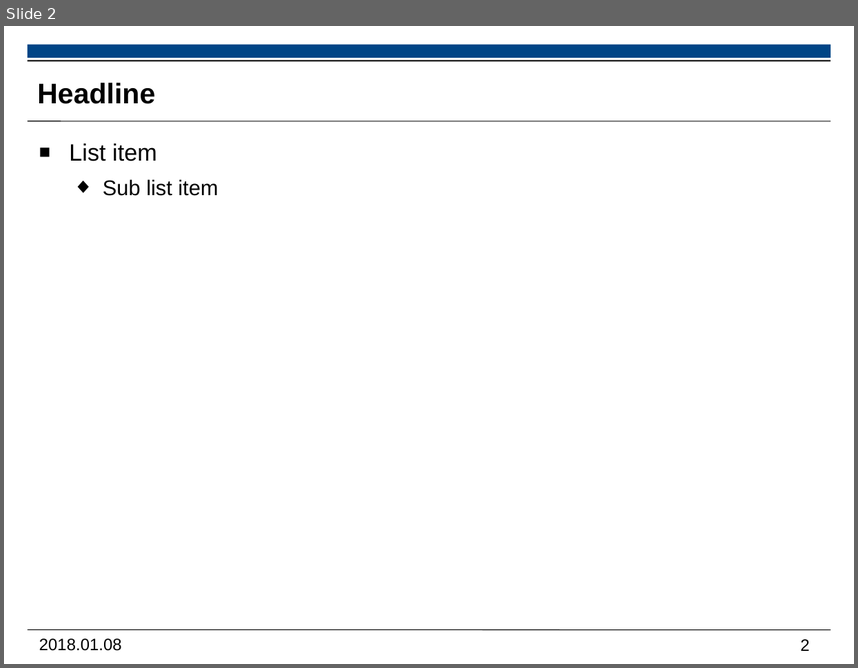
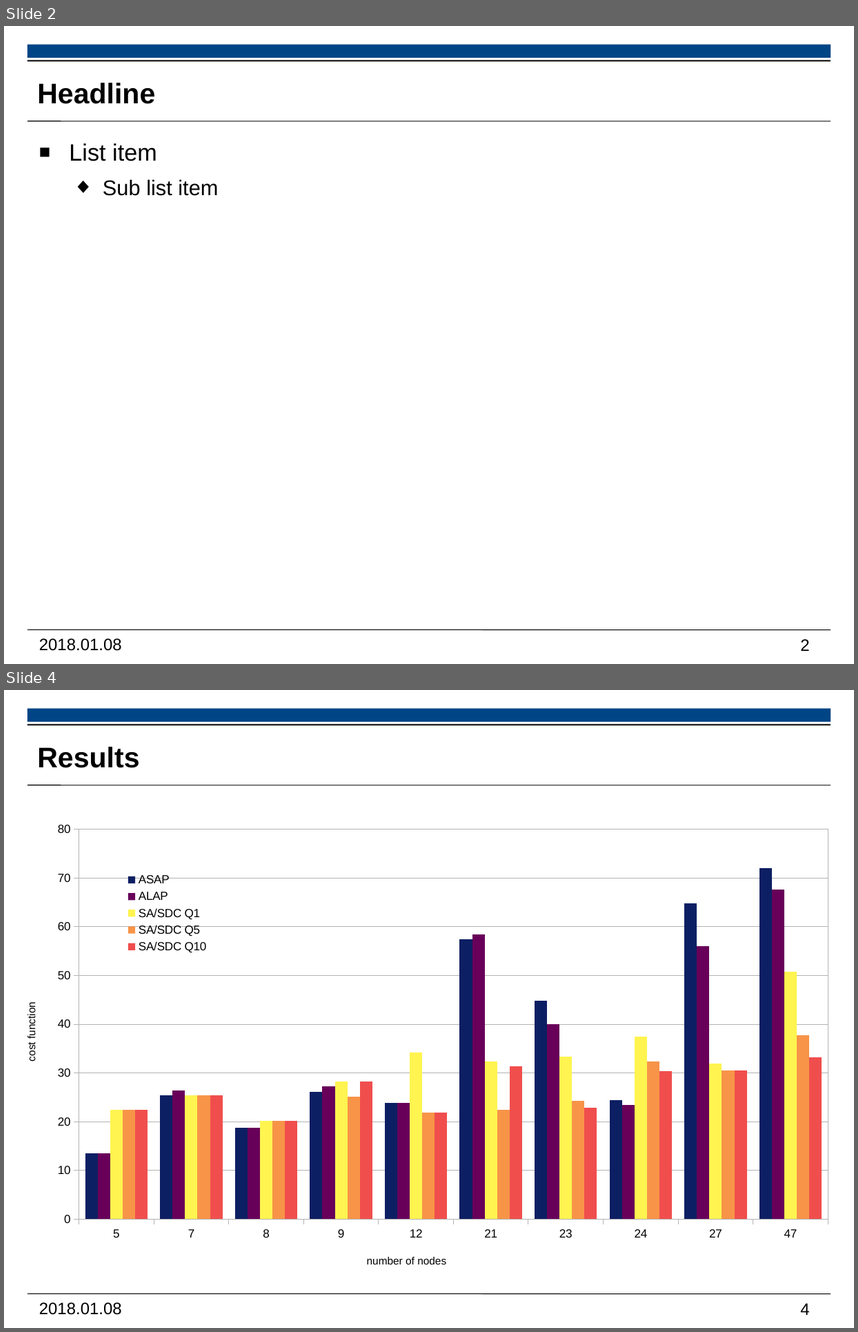
Before and after one commit to mitjastachowiak/SDC_SimulatedAnnealing, a slide deck: documentation/Presentation.odp. Shown one above the other, each under a label of ours: slide 2 before the commit, slides 2 and 4 after it; the slides between them are not shown. The pictures are 858x668 and 858x1332 pixels, drawn with LibreOffice and Linux fonts; fonts in the diff are those of the drawing; background and template pictures are left out. Boxes give left, top, right and bottom in pixels: in the first picture for what was removed or moved away, otherwise in the second. Text is boxed around its words. In the diff, an @@ line names an element or a change of style, - is before the commit and + after.

Commit message:
results added to presentation

```diff
--- a/documentation/Presentation.odp
+++ b/documentation/Presentation.odp
@@ slide 4 added at box(4, 690, 854, 1328), background #FFFFFF; not listed: 6 template elements that a slide beside it also shows @@
@@ title added at box(37, 747, 139, 768), 24 pt, text #000000, bold @@
+Results
@@ column chart added at box(12, 811, 846, 1279) @@
+categories: 5, 7, 8, 9, 12, 21, 23, 24, 27, 47
+ASAP: 14, 25, 19, 26, 24, 57, 45, 24, 65, 72
+ALAP: 14, 26, 19, 27, 24, 58, 40, 23, 56, 68
+SA/SDC Q1: 22, 25, 20, 28, 34, 32, 33, 37, 32, 51
+SA/SDC Q5: 22, 25, 20, 25, 22, 22, 24, 32, 30, 38
+SA/SDC Q10: 22, 25, 20, 28, 22, 31, 23, 30, 30, 33
```
Also in this commit, not shown: 1 slide changed, 2 other slides added.
